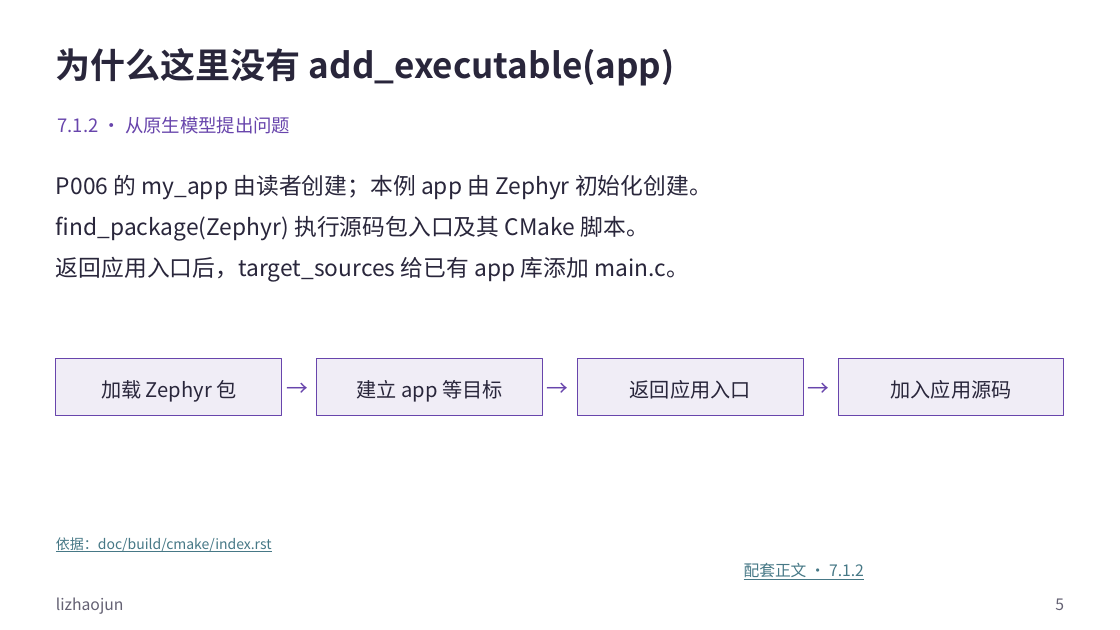
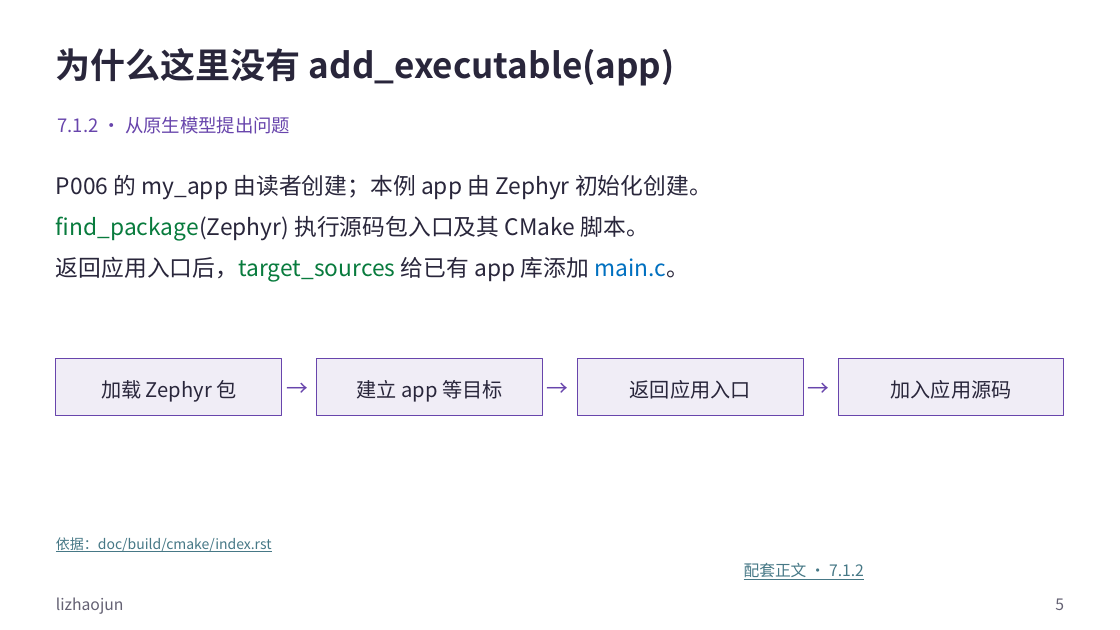
Before and after one commit to FormingSystem/zephyr_hc32f4a0, a slide deck: slide 5 of learning/P01_zephyr_make_project/slides/P007_Zephyr应用构建_Windows.pptx. Drawn at 1120x630 pixels with LibreOffice and Linux fonts; fonts in the diff are those of the drawing. Boxes give left, top, right and bottom in pixels: in the first picture for what was removed or moved away, otherwise in the second. Text is boxed around its words. In the diff, an @@ line names an element or a change of style, - is before the commit and + after.

Commit message:
content(learning/application-build): 统一Zephyr应用构建的图文标色
- 使应用入口、源码目录、构建参数和命令各有对应颜色，校正包结构页的正文定位并保留构建流程。
- 正式 PPT 与可重建原生源同步，保留封面、媒体、批注和非正文页脚署名。

```diff
--- a/learning/P01_zephyr_make_project/slides/P007_Zephyr应用构建_Windows.pptx
+++ b/learning/P01_zephyr_make_project/slides/P007_Zephyr应用构建_Windows.pptx
@@ text at <box>56,216,689,282</box>: text colour #29263B to #087B3D in "find_package(Zephyr)", "返回应用入口后，target_sources"; text colour #29263B to #0070C0 in "main.c。" @@
```
Also in this commit, not shown: 11 other slides changed, 17 other files.
